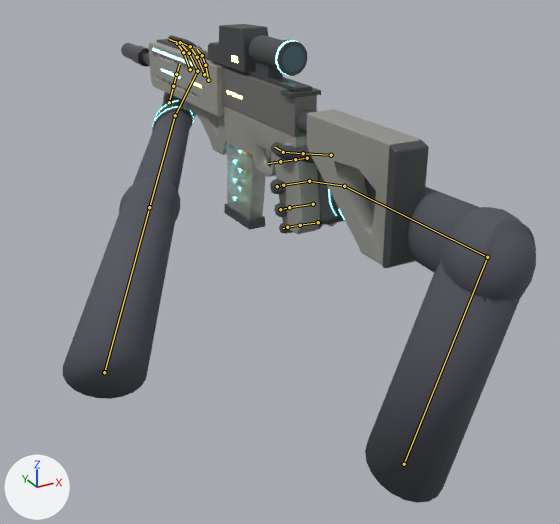
Renders of the Blender file blender/xmr4.blend from each side of a commit.
One viewpoint serves both versions: a 50 mm lens placed at (-0.49, -0.855, 0.289), pointed at (-0.006, 0.024, -0.15). The lights are fixed; the arrows at lower left show +X, +Y and +Z. The older version comes first. Both versions are drawn at the pose saved in each file; the numbers are the values there. The bones that bend it are drawn over the model as lines.

Names of what the first picture shows: 'ButtPad', 'Foregrip', 'GloveMesh.L', 'GloveMesh.R', 'Handguard', 'HoloSight', 'Lower', 'Magazine', 'PistolGrip', 'Stock', 'TopRail', 'Upper' and 14 more.
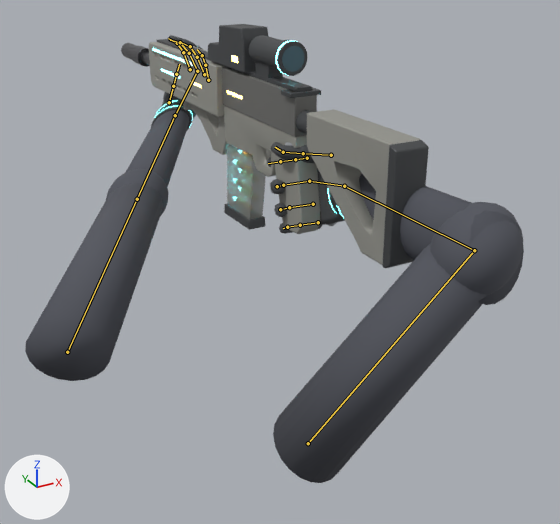
What differs and where, as boxes (x1, y1, x2, y2) in the pictures (560 x 524 px):
'GloveMesh.R', posed
    before: (267, 142, 536, 503)
    after: (267, 142, 524, 483)
'GloveMesh.L', posed (27% wider)
    before: (63, 35, 204, 399)
    after: (25, 35, 204, 381)
bone 'upperarm', root to tip
    before: (104, 372) to (149, 207)
    after: (67, 352) to (137, 199)
bone 'upperarm', root to tip
    before: (404, 464) to (487, 257)
    after: (308, 443) to (474, 250)
bone 'forearm', root to tip
    before: (487, 257) to (344, 186)
    after: (474, 250) to (344, 186)

The change, as a list of edits to the scene's bpy script:
```text
Change bone_upperarm:
    where bone_upperarm = bpy.data.objects['Glove.L'].pose.bones['upperarm']
    bone_upperarm.location: (0.467, 0.262, 0.13) -> (0.454, 0.267, 0.179)
    bone_upperarm.rotation_quaternion: (0.88, -0.127, 0.0, 0.458) -> (0.878, -0.176, 0.0, 0.446)  # degrees (-13, 7, 54) -> degrees (-18, 9, 52)
Change bone_hand:
    where bone_hand = bpy.data.objects['Glove.L'].pose.bones['hand']  # child of 'forearm'
    bone_hand.rotation_quaternion: (0.88, 0.126, -0.013, -0.458) -> (0.878, 0.175, -0.018, -0.446)  # degrees (14, 5, -54) -> degrees (19, 7, -53)
Change bone_upperarm_:
    where bone_upperarm_ = bpy.data.objects['Glove.R'].pose.bones['upperarm']
    bone_upperarm_.location: (-0.345, 0.507, 0.014) -> (-0.289, 0.533, 0.128)
    bone_upperarm_.rotation_quaternion: (0.475, -0.039, 0.0, -0.879) -> (0.427, -0.398, 0.0, -0.812)  # degrees (-2, -4, -123) -> degrees (-26, -40, -115)
Change bone_forearm:
    where bone_forearm = bpy.data.objects['Glove.R'].pose.bones['forearm']  # child of 'upperarm'
    bone_forearm.rotation_quaternion: (0.603, 0.039, 0.0, 0.797) -> (0.545, 0.409, 0.0, 0.732)  # degrees (3, -4, 106) -> degrees (34, -37, 95)
Change bone_hand_:
    where bone_hand_ = bpy.data.objects['Glove.R'].pose.bones['hand']  # child of 'forearm'
    bone_hand_.rotation_quaternion: (0.989, 0.004, 0.004, 0.151) -> (0.99, 0.038, 0.044, 0.129)  # degrees (1, 0, 17) -> degrees (5, 4, 15)
```
